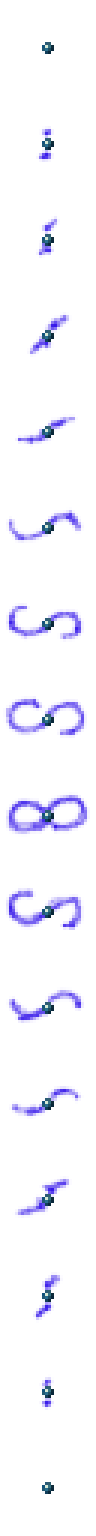
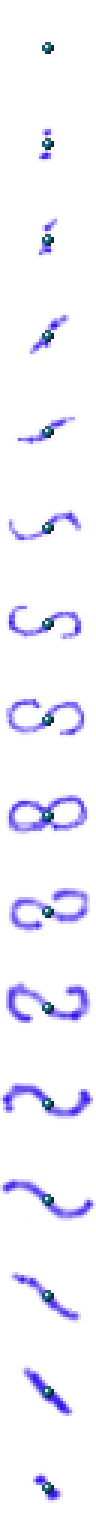
Before/after of a w=96, h=1536 layered artwork. What changed in the layer stack:
painted on "effect" over box(0, 888, 96, 1503)
